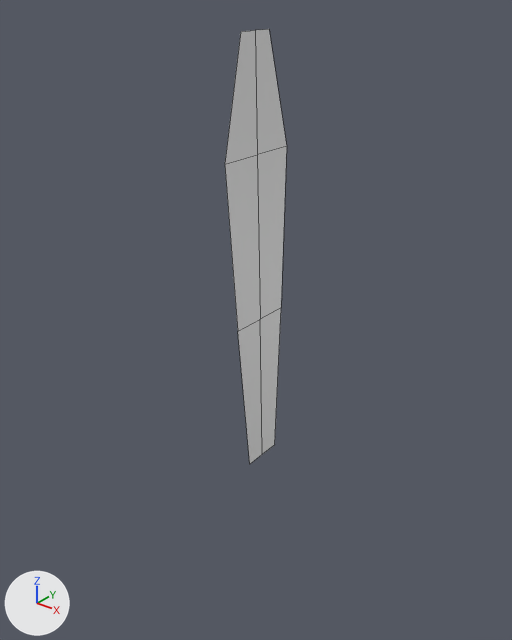
Renders of the Blender file Resources/Models/Grass.blend from each side of a commit.
Both versions are drawn from a 50 mm lens placed at (1.78, -2.33, 2.13), pointed at (0.12, -0.25, 0.84). Lighting does not change. The marker at lower left points along +X, +Y and +Z. The first picture is the older version. Mesh edges are drawn as thin lines.

The older version as bpy lines, for what is in view:
```python
me_plane = bpy.data.meshes.new('Plane')
me_plane.from_pydata(...)  # 12 vertices, 6 faces; spans x -0.09..-0.04, y -0.21..0.21, z -0.06..1.94
ob_plane = bpy.data.objects.new('Plane', me_plane)
ob_plane.location = (0.0, 0.0, 0.0)
```
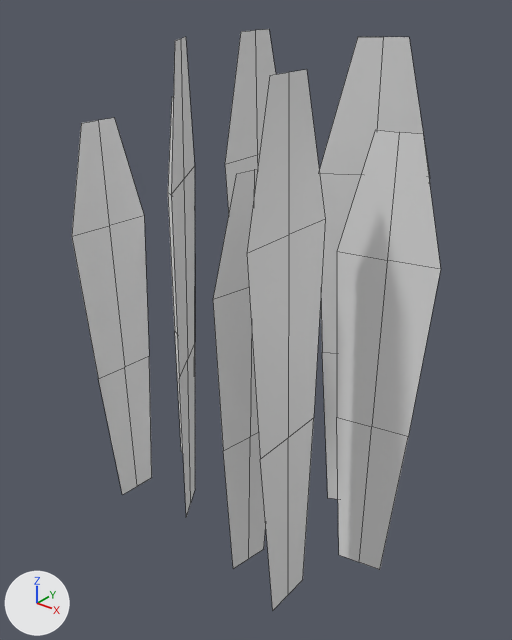
Where the change shows, as pixel boxes [x1, y1, x2, y2] in the pictures (512 x 640 px):
'Plane', reshaped (487% wider, 34% taller): before [225, 29, 287, 463]; after [72, 29, 441, 610]
part 1 of me_plane, added: after [319, 37, 430, 499]
part 2 of me_plane, added: after [171, 37, 195, 517]
part 3 of me_plane, added: after [213, 169, 266, 569]
part 4 of me_plane, added: after [168, 96, 183, 453]
part 5 of me_plane, added: after [337, 130, 441, 570]
part 6 of me_plane, added: after [72, 118, 152, 495]
part 7 of me_plane, added: after [247, 69, 325, 610]

Edits to the bpy script that builds the scene:
```text
Change me_plane:
    used by ob_plane; location = (0.0, 0.0, 0.0)
    remove me_plane.from_pydata(...)  # 12 vertices, 6 faces; spans x -0.09..-0.04, y -0.21..0.21, z -0.06..1.94
    add me_plane.from_pydata(...)  # 108 vertices, 54 faces; spans x -0.49..0.88, y -0.82..0.53, z -0.12..1.94
    me_plane part 1: the loose piece of 12 vertices spanning x -0.09..-0.04, y -0.21..0.21, z -0.06..1.94 is copied, and the copy is turned -59 degrees about the z axis through its middle, then moved by (0.55, 0.0, 0.0); it spans x 0.29..0.65, y -0.1..0.12, z -0.06..1.94
    me_plane part 2: the loose piece of 12 vertices spanning x -0.09..-0.04, y -0.21..0.21, z -0.06..1.94 is copied, and the copy is turned -148 degrees about the z axis through its middle, then moved by (0.01, -0.49, 0.0); it spans x -0.15..0.07, y -0.65..-0.3, z -0.06..1.94
    me_plane part 3: the loose piece of 12 vertices spanning x -0.09..-0.04, y -0.21..0.21, z -0.06..1.94 is copied, and the copy is turned 170.1 degrees about the z axis through its middle and scaled by 0.837, then moved by (0.42, -0.58, -0.2); it spans x 0.32..0.39, y -0.75..-0.41, z -0.1..1.57
    me_plane part 4: the loose piece of 12 vertices spanning x -0.09..-0.04, y -0.21..0.21, z -0.06..1.94 is copied, and the copy is turned -117.5 degrees about the z axis through its middle and scaled by 0.89, then moved by (-0.26, -0.23, -0.14); it spans x -0.49..-0.16, y -0.31..-0.14, z -0.1..1.68
    me_plane part 5: the loose piece of 12 vertices spanning x -0.09..-0.04, y -0.21..0.21, z -0.06..1.94 is copied, and the copy is turned -78.6 degrees about the z axis through its middle and scaled by 0.89, then moved by (0.77, -0.28, -0.14); it spans x 0.52..0.88, y -0.32..-0.23, z -0.1..1.68
    me_plane part 6: the loose piece of 12 vertices spanning x -0.09..-0.04, y -0.21..0.21, z -0.06..1.94 is copied, and the copy is turned -5.1 degrees about the z axis through its middle and scaled by 0.837, then moved by (-0.27, -0.6, -0.13); it spans x -0.36..-0.31, y -0.77..-0.42, z -0.03..1.65
    me_plane part 7: the loose piece of 12 vertices spanning x -0.09..-0.04, y -0.21..0.21, z -0.06..1.94 is copied, and the copy is moved by (0.61, -0.61, -0.06); it spans x 0.52..0.57, y -0.82..-0.4, z -0.12..1.88
    other edits to the shape of me_plane do not show in these pictures
```
